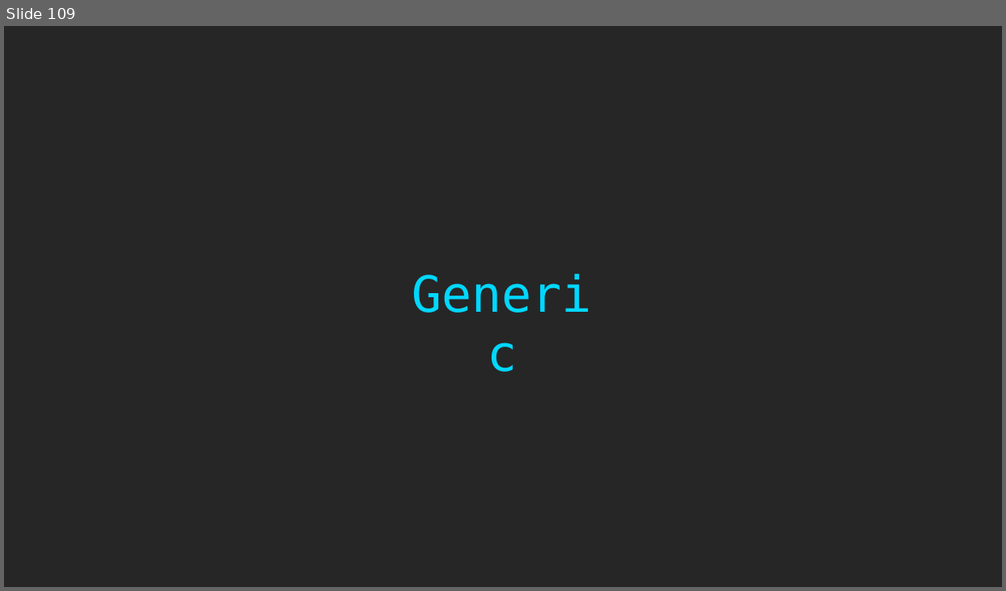
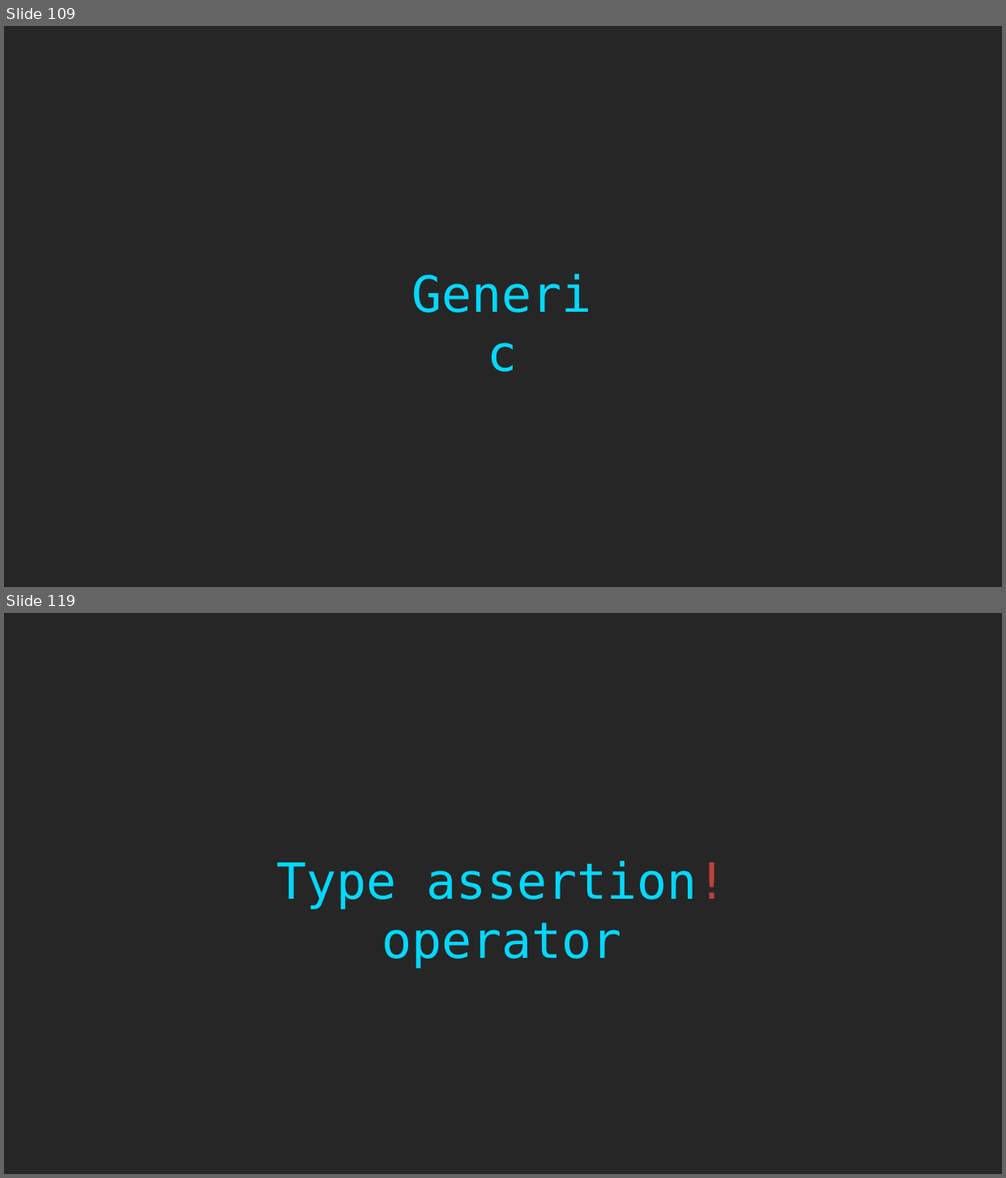
Before and after one commit to rkhaimov/ts-course, a slide deck: Course.pptx. Shown one above the other, each under a label of ours: slide 109 before the commit, slides 109 and 119 after it; the slides between them are not shown. The pictures are 1006x591 and 1006x1178 pixels, drawn with LibreOffice and Linux fonts; fonts in the diff are those of the drawing. Boxes give left, top, right and bottom in pixels: in the first picture for what was removed or moved away, otherwise in the second. Text is boxed around its words. In the diff, an @@ line names an element or a change of style, - is before the commit and + after.

```diff
--- a/Course.pptx
+++ b/Course.pptx
@@ slide 119 added at box(4, 613, 1002, 1174), background #262626 @@
@@ text added at box(277, 861, 727, 969), 48 pt, text #00D8FF @@
+Type assertion! operator
```
Also in this commit, not shown: 10 other slides added.
